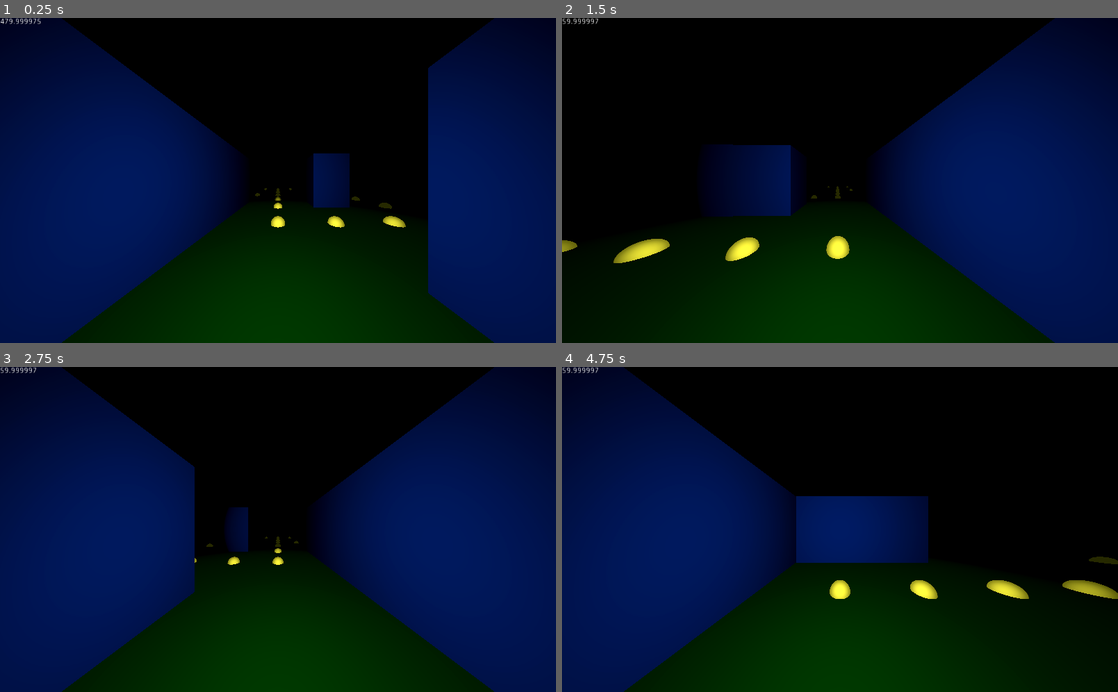
Above: before the commit, frames 1-4 (two rows, left to right).
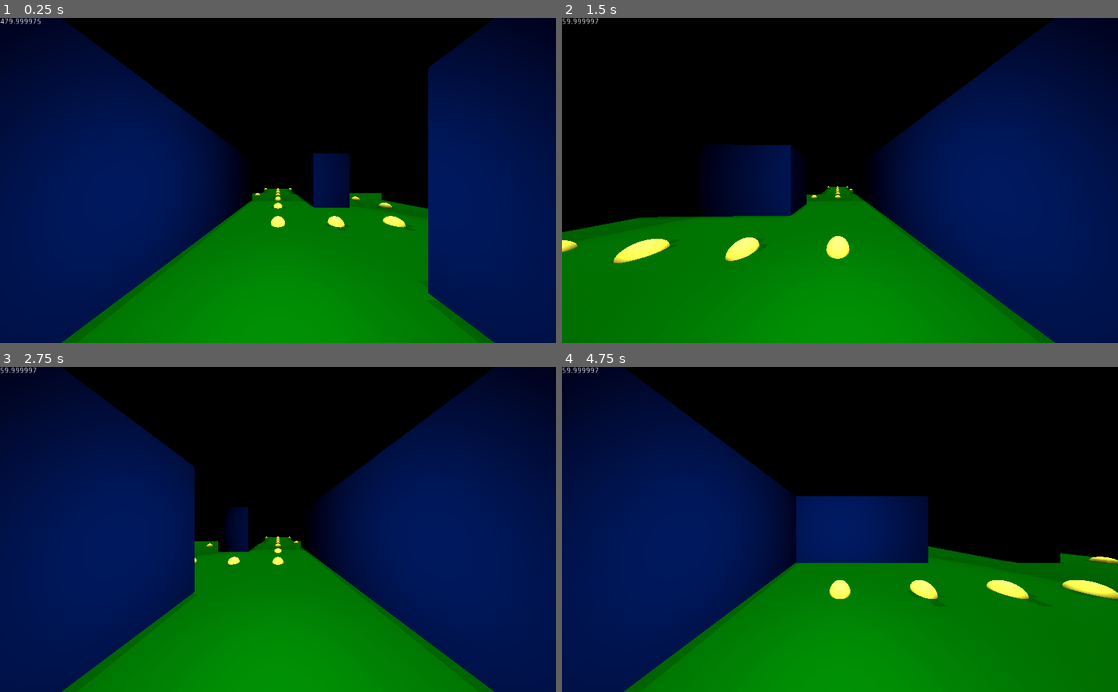
Above: after the commit, the same moments.

Repository: ToBaDi/pacman_3d_first_person
Game: Godot game, scene res://main.tscn
Same seed, same stepped clock (60 frames per second), same inputs: the game is played once before the commit and once after it.
Inputs:
- Up to frame 1 (0.25 s): no input
- Up to frame 2 (1.5 s): tap Enter (ui_accept) at 0.5, 0.77 s; hold Right (ui_right) 0.53-1.28 s; hold Down (ui_down) from 1.28 s (still down)
- Up to frame 3 (2.75 s): tap Enter (ui_accept) at 1.52 s; release Down (ui_down) at 2.03 s; hold Right (ui_right) from 2.03 s (still down)
- Up to frame 4 (4.75 s): tap Enter (ui_accept) at 3.02, 3.77, 4.52 s; release Right (ui_right) at 3.53 s; hold Left (ui_left) from 3.53 s (still down)

The runs differ from the first frame. In frame 1, 22% of the frame differs, in the area x 11-89%, y 52-100%; in frame 2, 29%; in frame 3, 20%; in frame 4, 30%, in the area x 11-100%, y 55-100%.

Commit message:
add Mirroring

Diff:
--- a/main.gd
+++ b/main.gd
@@ -7,6 +7,10 @@
 onready var hud : CanvasLayer = $HUD
 
 
+func _ready() -> void:
+	print($Dots.get_child_count())
+
+
 func _exit_tree() -> void:
 	ui.queue_free()
 	hud.queue_free()
--- a/main.tscn
+++ b/main.tscn
@@ -1,9 +1,10 @@
-[gd_scene load_steps=12 format=2]
+[gd_scene load_steps=15 format=2]
 
 [ext_resource path="res://main.gd" type="Script" id=1]
 [ext_resource path="res://dot.tscn" type="PackedScene" id=2]
 [ext_resource path="res://wall.tscn" type="PackedScene" id=3]
 [ext_resource path="res://player.gd" type="Script" id=4]
+[ext_resource path="res://wall_mesh.tres" type="CubeMesh" id=5]
 
 [sub_resource type="GDScript" id=9]
 script/source = "extends Label
@@ -11,7 +12,9 @@
 
 
 func _process(delta : float) -> void:
-	if delta != 0:
+	if delta == 0:
+		text = \"0\"
+	else:
 		text = String(1/delta)
 "
 
@@ -38,6 +41,12 @@
 [sub_resource type="ConvexPolygonShape" id=6]
 points = PoolVector3Array( -0.5, 0.5, 0.5, 0.5, 0.5, -0.5, 0.5, 0.5, 0.5, -0.5, 0.5, -0.5, -0.5, -0.5, 0.5, 0.5, -0.5,  …(304 unchanged characters)…
 
+[sub_resource type="PhysicsMaterial" id=10]
+friction = 0.0
+
+[sub_resource type="ConvexPolygonShape" id=11]
+points = PoolVector3Array( -1, 1.5, 1, 1, 1.5, -1, 1, 1.5, 1, -1, 1.5, -1, -1, -1.5, 1, 1, -1.5, -1, 1, -1.5, 1, -1, -1.5, -1, 1, 1.5, 1, -1, 1.5, -1, 1, 1.5, -1, -1, 1.5, 1, 1, -1.5, 1, -1, -1.5, -1, 1, -1.5, -1, -1, -1.5, 1, 1, 1.5, 1, -1, -1.5, 1, -1, 1.5, 1, 1, -1.5, 1, 1, 1.5, -1, -1, -1.5, -1, -1, 1.5, -1, 1, -1.5, -1 )
+
 [node name="Main" type="Node"]
 script = ExtResource( 1 )
 
@@ -58,6 +67,9 @@
 
 [node name="Player" type="Area" parent="."]
 script = ExtResource( 4 )
+__meta__ = {
+"_edit_group_": true
+}
 
 [node name="CollisionShape" type="CollisionShape" parent="Player"]
 transform = Transform( 1, 0, 0, 0, -1.62921e-07, -1, 0, 1, -1.62921e-07, 0, 1, 0 )
@@ -99,13 +111,12 @@
 transform = Transform( 1, 0, 0, 0, -1.62921e-07, 1, 0, -1, -1.62921e-07, 0, 10, 0 )
 light_color = Color( 1, 0.996078, 0.631373, 1 )
 shadow_enabled = true
-editor_only = true
 __meta__ = {
 "_edit_lock_": true
 }
 
 [node name="Ground" type="StaticBody" parent="."]
-transform = Transform( 60, 0, 0, 0, 1, 0, 0, 0, 54, 16, 0, 0 )
+transform = Transform( 60, 0, 0, 0, 1, 0, 0, 0, 100, 16, 0, 0 )
 physics_material_override = SubResource( 3 )
 __meta__ = {
 "_edit_group_": true,
@@ -226,7 +237,7 @@
 transform = Transform( 4, 0, 0, 0, 1, 0, 0, 0, 1, 42, 0, 0 )
 
 [node name="Wall32" parent="Walls" instance=ExtResource( 3 )]
-transform = Transform( 4, 0, 0, 0, 1, 0, 0, 0, 1, 28, 0, 0 )
+transform = Transform( 3, 0, 0, 0, 1, 0, 0, 0, 1, 29, 0, 0 )
 
 [node name="Wall33" parent="Walls" instance=ExtResource( 3 )]
 transform = Transform( 1, 0, 0, 0, 1, 0, 0, 0, 7, 33, 0, 0 )
@@ -639,12 +650,21 @@
 [node name="Dot126" parent="Dots" instance=ExtResource( 2 )]
 transform = Transform( 1, 0, 0, 0, 1, 0, 0, 0, 1, 16, 0, 15 )
 
+[node name="RightMirror" parent="Dots/Dot126" instance=ExtResource( 2 )]
+transform = Transform( 1, 0, 0, 0, 1, 0, 0, 0, 1, 0, 0, 26 )
+
 [node name="Dot127" parent="Dots" instance=ExtResource( 2 )]
 transform = Transform( 1, 0, 0, 0, 1, 0, 0, 0, 1, 18, 0, 15 )
 
+[node name="RightMirror" parent="Dots/Dot127" instance=ExtResource( 2 )]
+transform = Transform( 1, 0, 0, 0, 1, 0, 0, 0, 1, 0, 0, 26 )
+
 [node name="Dot128" parent="Dots" instance=ExtResource( 2 )]
 transform = Transform( 1, 0, 0, 0, 1, 0, 0, 0, 1, 20, 0, 15 )
 
+[node name="RightMirror" parent="Dots/Dot128" instance=ExtResource( 2 )]
+transform = Transform( 1, 0, 0, 0, 1, 0, 0, 0, 1, 0, 0, 26 )
+
 [node name="Dot129" parent="Dots" instance=ExtResource( 2 )]
 transform = Transform( 1, 0, 0, 0, 1, 0, 0, 0, 1, 22, 0, 15 )
 
@@ -969,23 +989,118 @@
 [node name="Dot236" parent="Dots" instance=ExtResource( 2 )]
 transform = Transform( 1, 0, 0, 0, 1, 0, 0, 0, 1, 20, 0, -15 )
 
+[node name="LeftMirror" parent="Dots/Dot236" instance=ExtResource( 2 )]
+transform = Transform( 1, 0, 0, 0, 1, 0, 0, 0, 1, 0, 0, -26 )
+
 [node name="Dot237" parent="Dots" instance=ExtResource( 2 )]
 transform = Transform( 1, 0, 0, 0, 1, 0, 0, 0, 1, 18, 0, -15 )
 
+[node name="LeftMirror" parent="Dots/Dot237" instance=ExtResource( 2 )]
+transform = Transform( 1, 0, 0, 0, 1, 0, 0, 0, 1, 0, 0, -26 )
+
 [node name="Dot238" parent="Dots" instance=ExtResource( 2 )]
 transform = Transform( 1, 0, 0, 0, 1, 0, 0, 0, 1, 16, 0, -15 )
 
+[node name="LeftMirror" parent="Dots/Dot238" instance=ExtResource( 2 )]
+transform = Transform( 1, 0, 0, 0, 1, 0, 0, 0, 1, 0, 0, -26 )
+
 [node name="Dot239" parent="Dots" instance=ExtResource( 2 )]
 transform = Transform( 1, 0, 0, 0, 1, 0, 0, 0, 1, 14, 0, -15 )
 
 [node name="Dot240" parent="Dots" instance=ExtResource( 2 )]
 transform = Transform( 1, 0, 0, 0, 1, 0, 0, 0, 1, 12, 0, -15 )
 
-[node name="Camera" type="Camera" parent="."]
-transform = Transform( 0.866025, 0.353553, -0.353553, 0, 0.707107, 0.707107, 0.5, -0.612372, 0.612372, -2, 8, 5 )
+[node name="GhostHouse" type="Spatial" parent="."]
+__meta__ = {
+"_edit_group_": true,
+"_edit_lock_": true
+}
+
+[node name="Wall" parent="GhostHouse" instance=ExtResource( 3 )]
+transform = Transform( 0.5, 0, 0, 0, 1, 0, 0, 0, 6.5, 14, 0, 0 )
+
+[node name="Wall2" parent="GhostHouse" instance=ExtResource( 3 )]
+transform = Transform( 3.5, 0, 0, 0, 1, 0, 0, 0, 0.5, 18, 0, -6 )
+
+[node name="Wall3" parent="GhostHouse" instance=ExtResource( 3 )]
+transform = Transform( 3.5, 0, 0, 0, 1, 0, 0, 0, 0.5, 18, 0, 6 )
+
+[node name="Wall4" parent="GhostHouse" instance=ExtResource( 3 )]
+transform = Transform( 0.5, 0, 0, 0, 1, 0, 0, 0, 1.5, 21, 0, 4 )
+
+[node name="Wall5" parent="GhostHouse" instance=ExtResource( 3 )]
+transform = Transform( 0.5, 0, 0, 0, 1, 0, 0, 0, 1.5, 21, 0, -4 )
+
+[node name="InvisibleWall" type="StaticBody" parent="GhostHouse"]
+transform = Transform( 0.5, 0, 0, 0, 1, 0, 0, 0, 2.5, 21, 0, 0 )
+physics_material_override = SubResource( 10 )
+__meta__ = {
+"_edit_group_": true,
+"_edit_lock_": true
+}
+
+[node name="Mesh" type="MeshInstance" parent="GhostHouse/InvisibleWall"]
+transform = Transform( 1, 0, 0, 0, 1, 0, 0, 0, 1, 0, 1.5, 0 )
+visible = false
+mesh = ExtResource( 5 )
+material/0 = null
+__meta__ = {
+"_edit_lock_": true
+}
+
+[node name="CollisionShape" type="CollisionShape" parent="GhostHouse/InvisibleWall"]
+transform = Transform( 1, 0, 0, 0, 1, 0, 0, 0, 1, 0, 1.5, 0 )
+shape = SubResource( 11 )
+__meta__ = {
+"_edit_lock_": true
+}
+
+[node name="LeftMirror" type="Spatial" parent="."]
+transform = Transform( 1, 0, 0, 0, 1, 0, 0, 0, 1, 18, 0, -29 )
+__meta__ = {
+"_edit_group_": true,
+"_edit_lock_": true
+}
+
+[node name="Wall" parent="LeftMirror" instance=ExtResource( 3 )]
+transform = Transform( 4, 0, 0, 0, 1, 0, 0, 0, 5, 6, 0, -5 )
+
+[node name="Wall2" parent="LeftMirror" instance=ExtResource( 3 )]
+transform = Transform( 4, 0, 0, 0, 1, 0, 0, 0, 5, -6, 0, -5 )
+
+[node name="Wall3" parent="LeftMirror" instance=ExtResource( 3 )]
+transform = Transform( 7, 0, 0, 0, 1, 0, 0, 0, 1, 9, 0, -15 )
+
+[node name="Wall4" parent="LeftMirror" instance=ExtResource( 3 )]
+transform = Transform( 4, 0, 0, 0, 1, 0, 0, 0, 1, -6, 0, -15 )
+
+[node name="Wall5" parent="LeftMirror" instance=ExtResource( 3 )]
+transform = Transform( 3.5, 0, 0, 0, 1, 0, 0, 0, 0.5, 0, 0, -21 )
+
+[node name="RightMirror" type="Spatial" parent="."]
+transform = Transform( 1, 0, 0, 0, 1, 0, 0, 0, 1, 18, 0, 29 )
+__meta__ = {
+"_edit_group_": true,
+"_edit_lock_": true
+}
+
+[node name="Wall" parent="RightMirror" instance=ExtResource( 3 )]
+transform = Transform( 4, 0, 0, 0, 1, 0, 0, 0, 5, 6, 0, 5 )
+
+[node name="Wall2" parent="RightMirror" instance=ExtResource( 3 )]
+transform = Transform( 4, 0, 0, 0, 1, 0, 0, 0, 5, -6, 0, 5 )
+
+[node name="Wall3" parent="RightMirror" instance=ExtResource( 3 )]
+transform = Transform( 7, 0, 0, 0, 1, 0, 0, 0, 1, 9, 0, 15 )
+
+[node name="Wall4" parent="RightMirror" instance=ExtResource( 3 )]
+transform = Transform( 4, 0, 0, 0, 1, 0, 0, 0, 1, -6, 0, 15 )
+
+[node name="Wall5" parent="RightMirror" instance=ExtResource( 3 )]
+transform = Transform( 3.5, 0, 0, 0, 1, 0, 0, 0, 0.5, 0, 0, 21 )
 
 [node name="Camera2" type="Camera" parent="."]
-transform = Transform( 1, 0, 0, 0, -1.62921e-07, 1, 0, -1, -1.62921e-07, 17, 40, 0 )
+transform = Transform( -1.62921e-07, -1, -1.62921e-07, 0, -1.62921e-07, 1, -1, 1.62921e-07, 2.65431e-14, 17, 40, 0 )
 projection = 1
-size = 60.0
+size = 65.0
 [connection signal="tween_all_completed" from="Player/Tween" to="Player" method="_on_Tween_tween_all_completed"]
Not shown: 2 places in wall.tscn that only renumber resources
